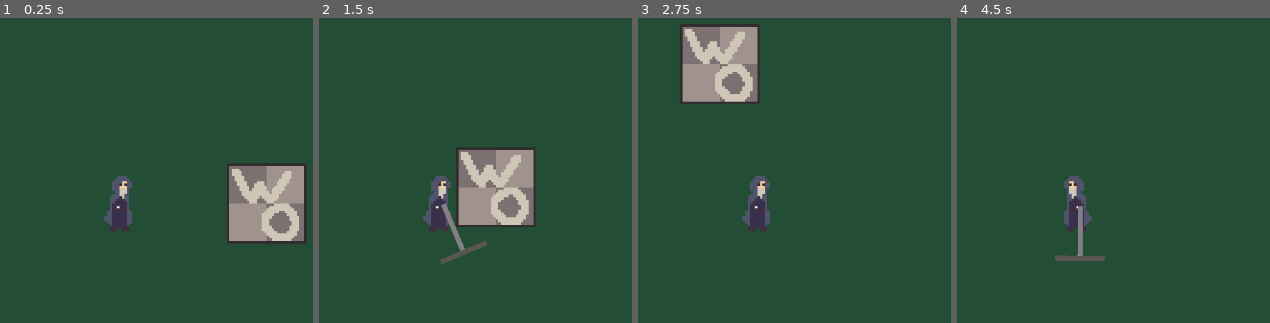
Above: before the commit, frames 1-4 (left to right).
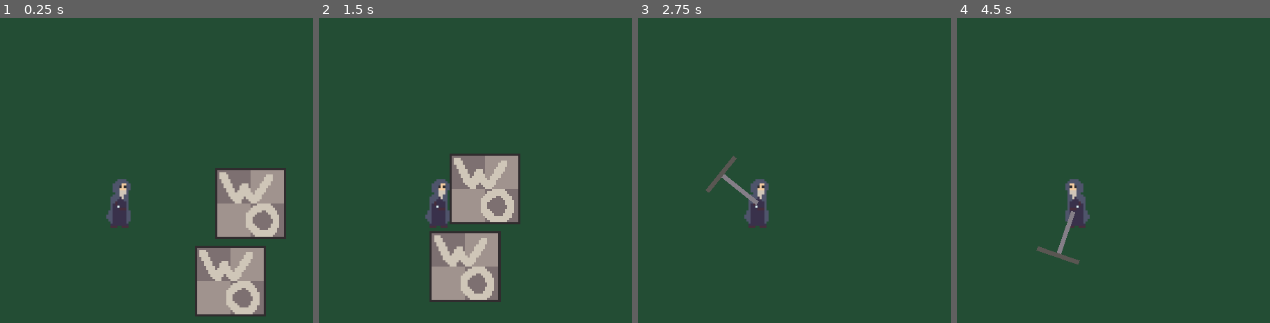
Above: after the commit, the same moments.

Repository: bsb-03/schlemstale
Game: Godot game, scene res://test_game_world.tscn
The game is run twice, just before and just after one commit, with the same random seed, the same clock (stepped at 60 frames per second) and the same inputs.
Inputs (mouse positions are in pixels of both pictures, inside the frame that each line leads up to):
- Up to frame 1 (0.25 s): no input
- Up to frame 2 (1.5 s): tap Enter at 0.5 s; move the mouse to (613, 179) at 0.52 s; press the mouse at (613, 179) at 0.53 s; hold D (right) 0.53-1.28 s; move the mouse to (outside the picture) at 1.27 s; release the mouse at (outside the picture) at 1.28 s; hold S (down) from 1.28 s (still down); click (outside the picture) at 1.35 s
- Up to frame 3 (2.75 s): move the mouse to (838, 103) at 2.02 s; release S (down) at 2.03 s; press the mouse at (838, 103) at 2.03 s; hold D (right) from 2.03 s (still down)
- Up to frame 4 (4.5 s): move the mouse to (1035, 292) at 2.77 s; release D (right) at 2.78 s; release the mouse at (1035, 292) at 2.78 s; hold W (up) 2.78-3.53 s; click (1035, 292) at 2.85 s; move the mouse to (outside the picture) at 3.52 s; press the mouse at (outside the picture) at 3.53 s; hold A (left) from 3.53 s (still down); move the mouse to (outside the picture) at 4.27 s; release the mouse at (outside the picture) at 4.28 s; click (outside the picture) at 4.35 s

The runs differ from the first frame. In frame 1, 11% of the frame differs, in the area x 33-99%, y 47-98%; in frame 2, 11%; in frame 3, 7.4%; in frame 4, 1.1%.

Commit message:
1 AM grind
hitbox component damage function now returns a boolean that confirm it took damage
fixed pierce logic
changed player collision size and added attack timer
added attack timer logic to player attack
the camera is now a child of the game world

Diff:
--- a/Components/HitboxComponent/hitbox_component.gd
+++ b/Components/HitboxComponent/hitbox_component.gd
@@ -7,11 +7,13 @@
 
 signal take_knockback
 
-func damage(d : float, id : int):
+func damage(d : float, id : int) -> bool:
 	if health_component:
 		if(last_damage_id != id):
 			health_component.damage(d)
 			last_damage_id = id
+			return true
+	return false
 
 func takeKnockback(knockbackDirection : Vector2, knockback : float):
 	take_knockback.emit(knockbackDirection, knockback)
--- a/Components/HurtboxComponent/hurtbox_component.gd
+++ b/Components/HurtboxComponent/hurtbox_component.gd
@@ -19,11 +19,10 @@
 		var areas = get_overlapping_areas()
 		for a in areas:
 			if a.has_method("damage"):
-				a.damage(damage, get_instance_id())
-				pierce = pierce - 1
+				if(a.damage(damage, get_instance_id())):
+					pierce = pierce - 1
 				if pierce == 0:
-					var collider = get_child(0)
-					collider.set_disabled(true)
+					get_parent().queue_free()
 			if a.has_method("takeKnockback"):
 				var knockbackDirection : Vector2 = (a.get_global_position() - get_global_position()).normalized()
 				a.takeKnockback(knockbackDirection, knockback)
--- a/Items/Tools/TestTool/test_tool.tscn
+++ b/Items/Tools/TestTool/test_tool.tscn
@@ -80,6 +80,7 @@
 collision_layer = 2
 collision_mask = 24
 DAMAGE = 1
+PIERCE = 2
 KNOCKBACK = 1.0
 
 [node name="CollisionShape2D" type="CollisionShape2D" parent="Sprite/HurtboxComponent"]
--- a/Player/Scenes/player.tscn
+++ b/Player/Scenes/player.tscn
@@ -6,7 +6,7 @@
 [ext_resource type="PackedScene" uid="uid://beow4ihk763at" path="res://Components/HealthComponent/health_component.tscn" id="4_5dvvq"]
 
 [sub_resource type="CapsuleShape2D" id="CapsuleShape2D_1clmu"]
-radius = 7.0
+radius = 5.0
 height = 22.0
 
 [sub_resource type="RectangleShape2D" id="RectangleShape2D_vavnp"]
@@ -15,9 +15,6 @@
 [node name="Player" type="CharacterBody2D"]
 collision_mask = 24
 script = ExtResource("1_ckmmn")
-
-[node name="Camera" type="Camera2D" parent="."]
-zoom = Vector2(3.6, 3.6)
 
 [node name="Sprite" type="Sprite2D" parent="."]
 texture_filter = 1
@@ -35,4 +32,8 @@
 
 [node name="HealthComponent" parent="." instance=ExtResource("4_5dvvq")]
 
+[node name="AttackTimer" type="Timer" parent="."]
+wait_time = 0.5
+
 [connection signal="take_knockback" from="HitboxComponent" to="." method="_on_hitbox_component_take_knockback"]
+[connection signal="timeout" from="AttackTimer" to="." method="_on_attack_timer_timeout"]
--- a/Player/Scripts/player.gd
+++ b/Player/Scripts/player.gd
@@ -7,6 +7,8 @@
 
 @onready var SPRITE = $Sprite
 @onready var TEST_TOOL_SCENE = preload("res://Items/Tools/TestTool/test_tool.tscn")
+@onready var ATTACK_TIMER = $AttackTimer
+var canAttack := true
 
 func handle_sprite_flip(v : Vector2):
 	if(v.x > 0):
@@ -30,13 +32,18 @@
 	var move_input = Input.get_vector("left", "right", "up", "down")
 	move_player(move_input)
 
-	if(Input.is_action_just_pressed("use")):
-		var mouse_pos := get_global_mouse_position()
-		var click_angle = get_angle_to(mouse_pos)
+	if(Input.is_action_pressed("use")):
+		if(canAttack):
+			var mouse_pos := get_global_mouse_position()
+			var click_angle = get_angle_to(mouse_pos)
 
-		var tts = TEST_TOOL_SCENE.instantiate()
-		tts.rotate(click_angle)
-		add_child(tts)
+			var tts = TEST_TOOL_SCENE.instantiate()
+			if(rad_to_deg(click_angle) < -90 || rad_to_deg(click_angle) > 90):
+				tts.scale.y = -1
+			tts.rotate(click_angle)
+			add_child(tts)
+			canAttack = false
+			ATTACK_TIMER.start()
 
 func _physics_process(delta: float) -> void:
 	get_input()
@@ -44,3 +51,6 @@
 
 func _on_hitbox_component_take_knockback(knockbackDirection : Vector2, knockback : float) -> void:
 	velocity += knockbackDirection * knockback
+
+func _on_attack_timer_timeout() -> void:
+	canAttack = true
--- a/test_game_world.tscn
+++ b/test_game_world.tscn
@@ -15,5 +15,11 @@
 [node name="Player" parent="." instance=ExtResource("1_lfk3c")]
 position = Vector2(351, 321)
 
+[node name="Camera2D" type="Camera2D" parent="Player"]
+zoom = Vector2(3.2, 3.2)
+
 [node name="TestWorldObject" parent="." instance=ExtResource("2_ahhf4")]
 position = Vector2(410, 321)
+
+[node name="TestWorldObject2" parent="." instance=ExtResource("2_ahhf4")]
+position = Vector2(401, 356)
